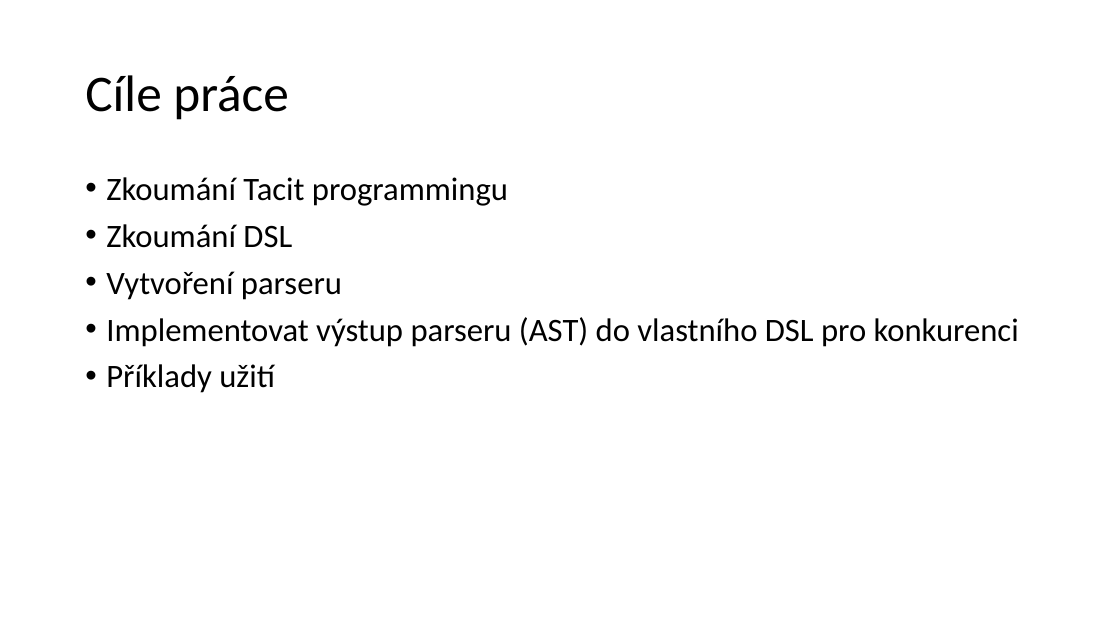
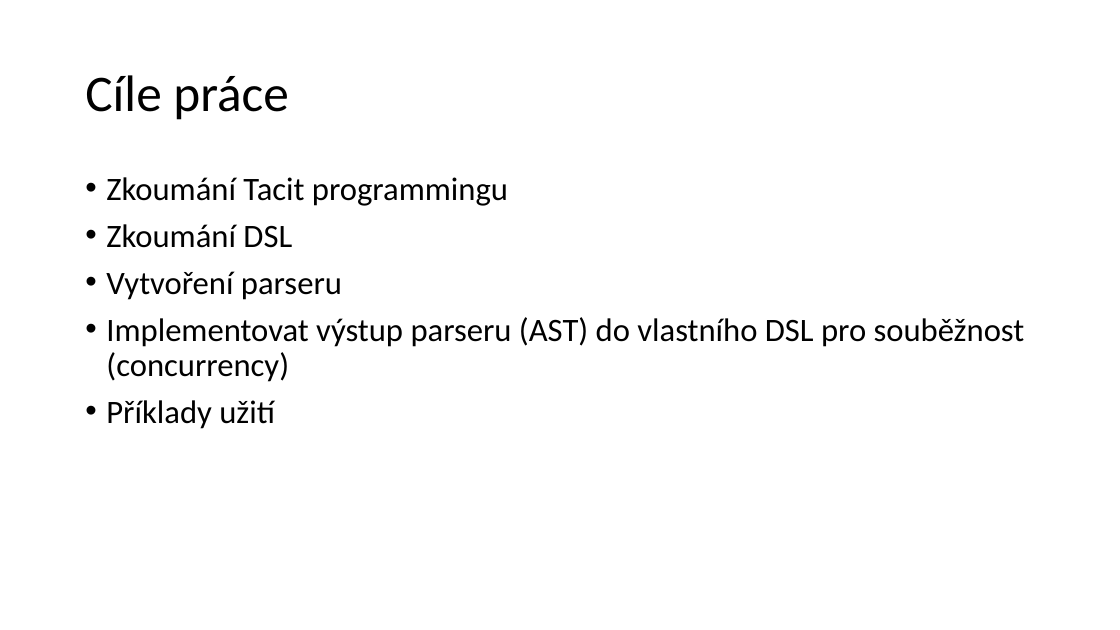
Before and after one commit to SturdyPose/Taskell-bachelor-thesis, a slide deck: slide 2 of TacitProgramming.pptx. Drawn at 1120x630 pixels with LibreOffice and Linux fonts; fonts in the diff are those of the drawing. Boxes give left, top, right and bottom in pixels: in the first picture for what was removed or moved away, otherwise in the second. Text is boxed around its words. In the diff, an @@ line names an element or a change of style, - is before the commit and + after.

```diff
--- a/TacitProgramming.pptx
+++ b/TacitProgramming.pptx
@@ text at [106,317,1025,382]: text changed @@
-• Implementovat výstup parseru (AST) do vlastního DSL pro konkurenci
+• Implementovat výstup parseru (AST) do vlastního DSL pro souběžnost (concurrency)
```
Also in this commit, not shown: 7 other slides changed, 2 slides added, 4 slides removed.
